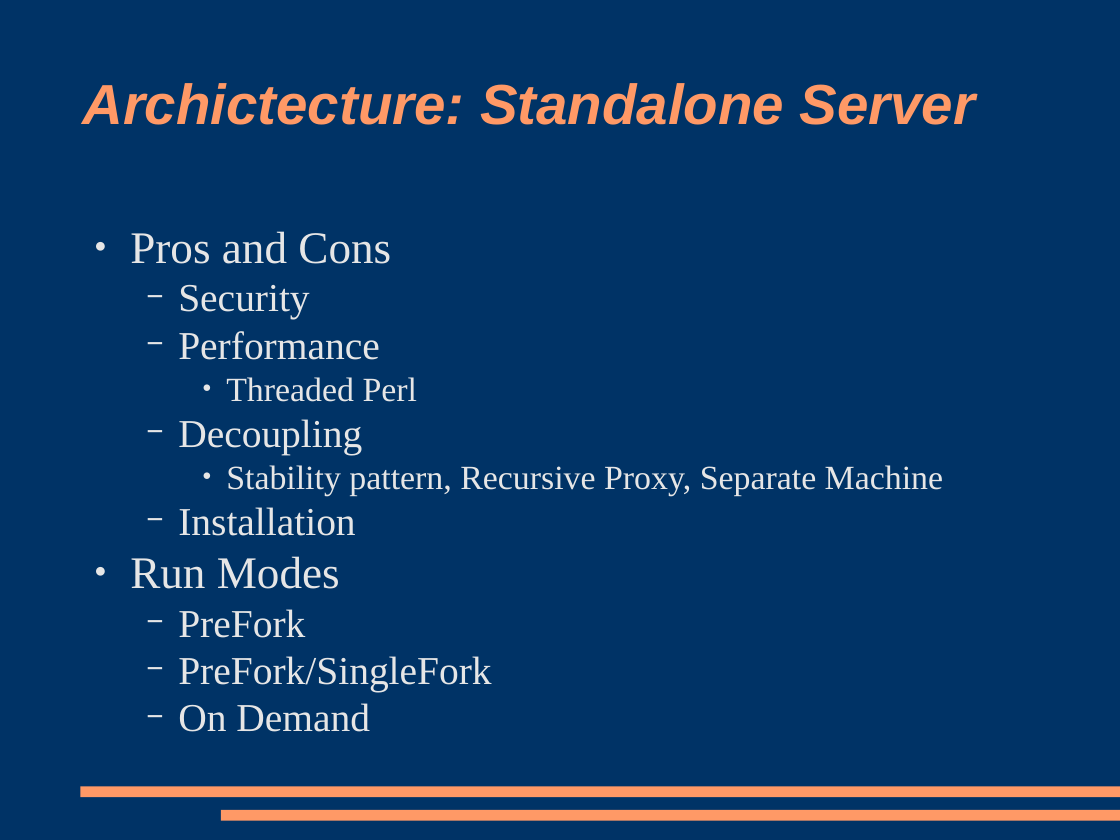
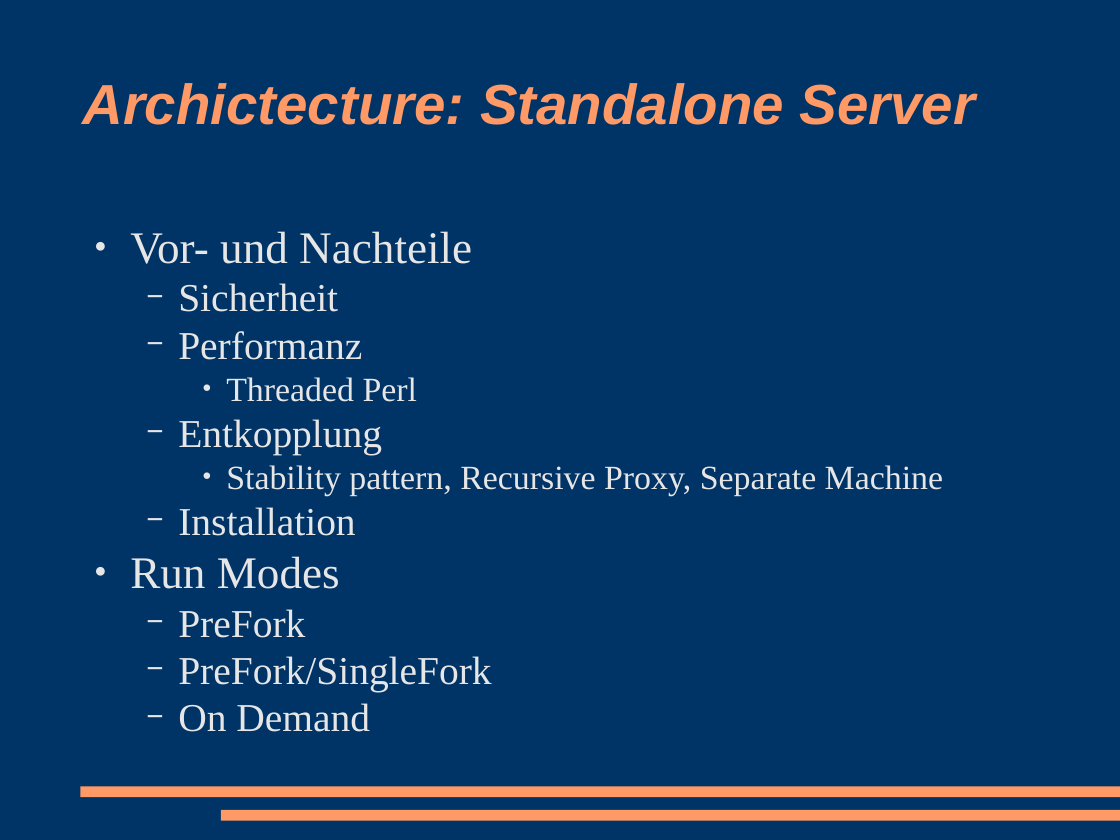
Before and after one commit to racke/Presentations, a slide deck: slide 6 of cebit2009/interchange.odp. Drawn at 1120x840 pixels with LibreOffice and Linux fonts; fonts in the diff are those of the drawing. Boxes give left, top, right and bottom in pixels: in the first picture for what was removed or moved away, otherwise in the second. Text is boxed around its words. In the diff, an @@ line names an element or a change of style, - is before the commit and + after.

```diff
--- a/cebit2009/interchange.odp
+++ b/cebit2009/interchange.odp
@@ text at [130, 231, 472, 360]: text changed @@
-● Pros and Cons
-  − Security
-  − Performance
+● Vor- und Nachteile
+  − Sicherheit
+  − Performanz
@@ text at [178, 419, 382, 455]: text changed @@
-  − Decoupling
+  − Entkopplung
```
Also in this commit, not shown: 8 other slides changed, 4 slides added, 3 slides removed, 2 other files.
